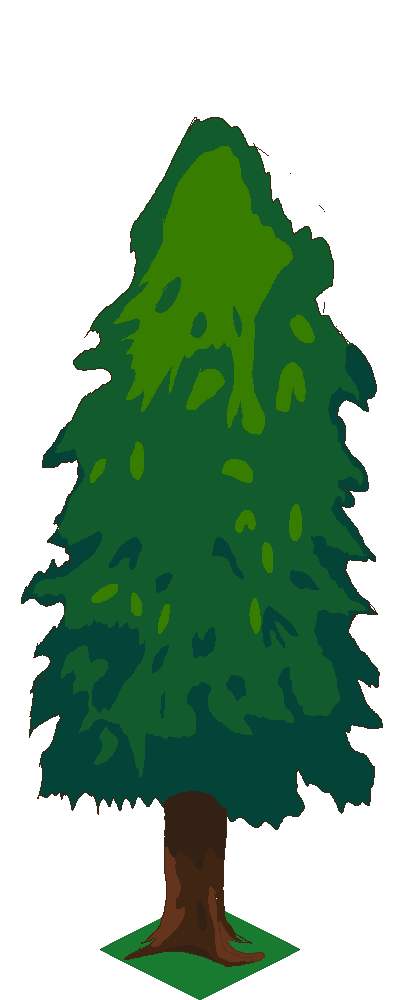
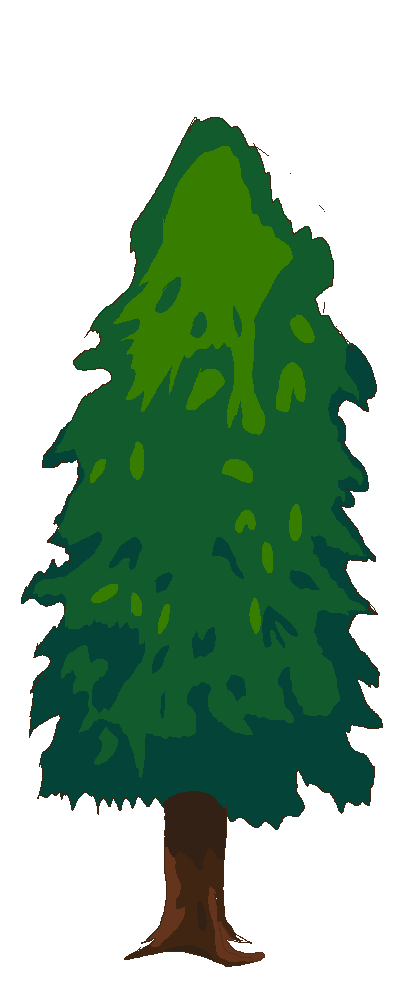
Comparing the layer stacks of the two 400px x 1000px images. Changes:
hid "Shape 4" (2nd of 2) over <box>100,911,300,1000</box>
